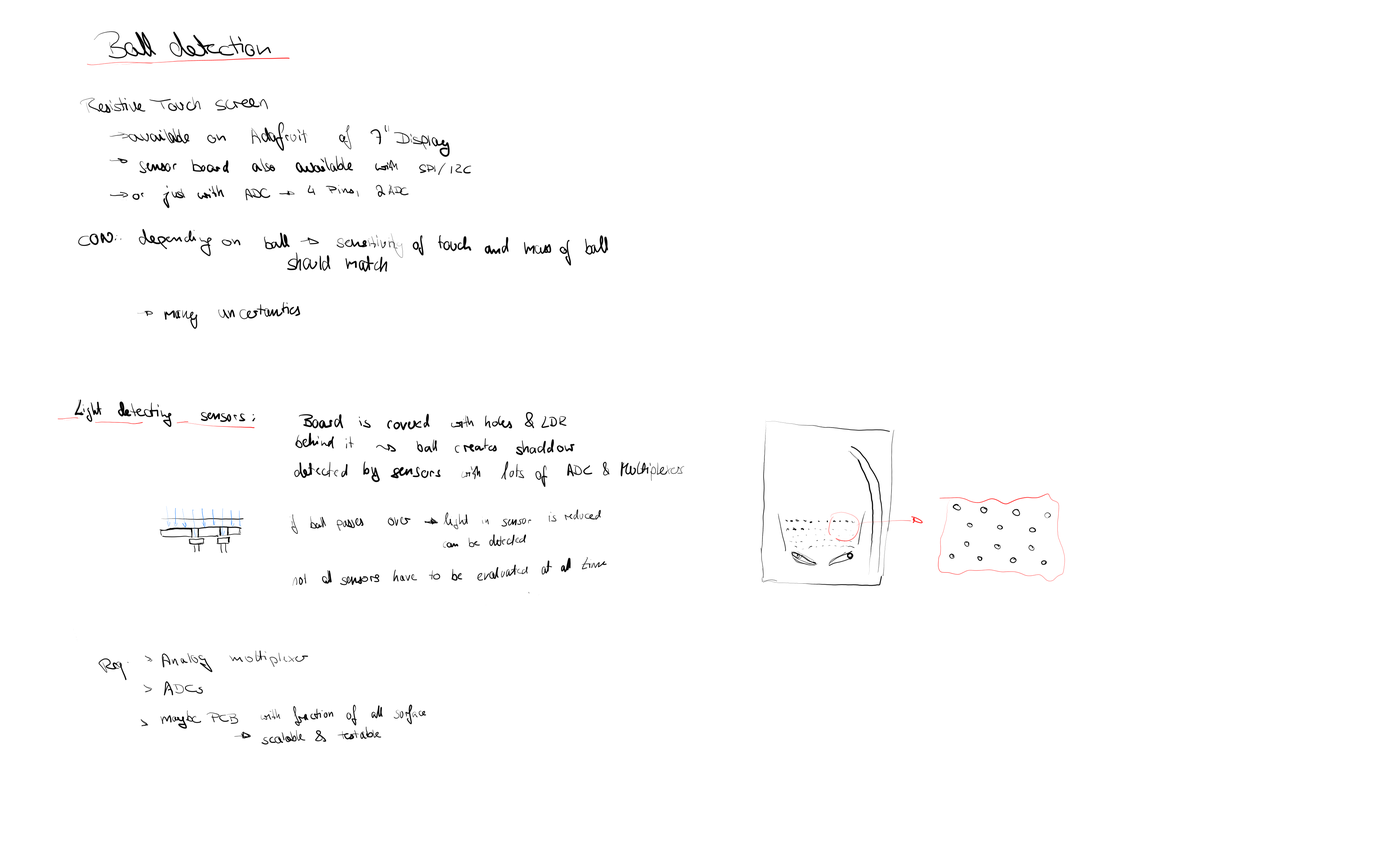
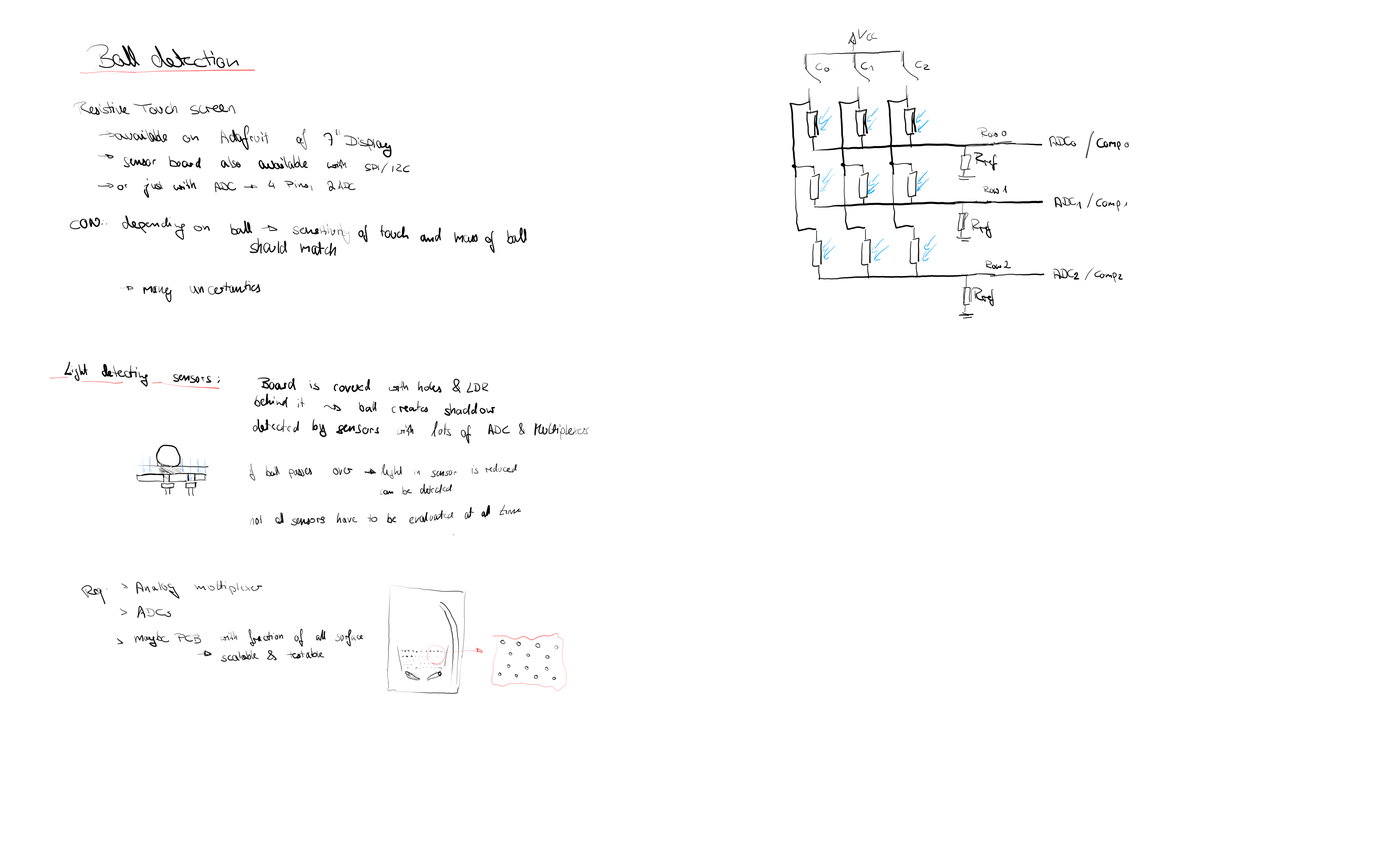
Layered file, before and after one edit (1388x867). Changes by layer:
painted on "Paint Layer 1" over box(49, 29, 1340, 745)
